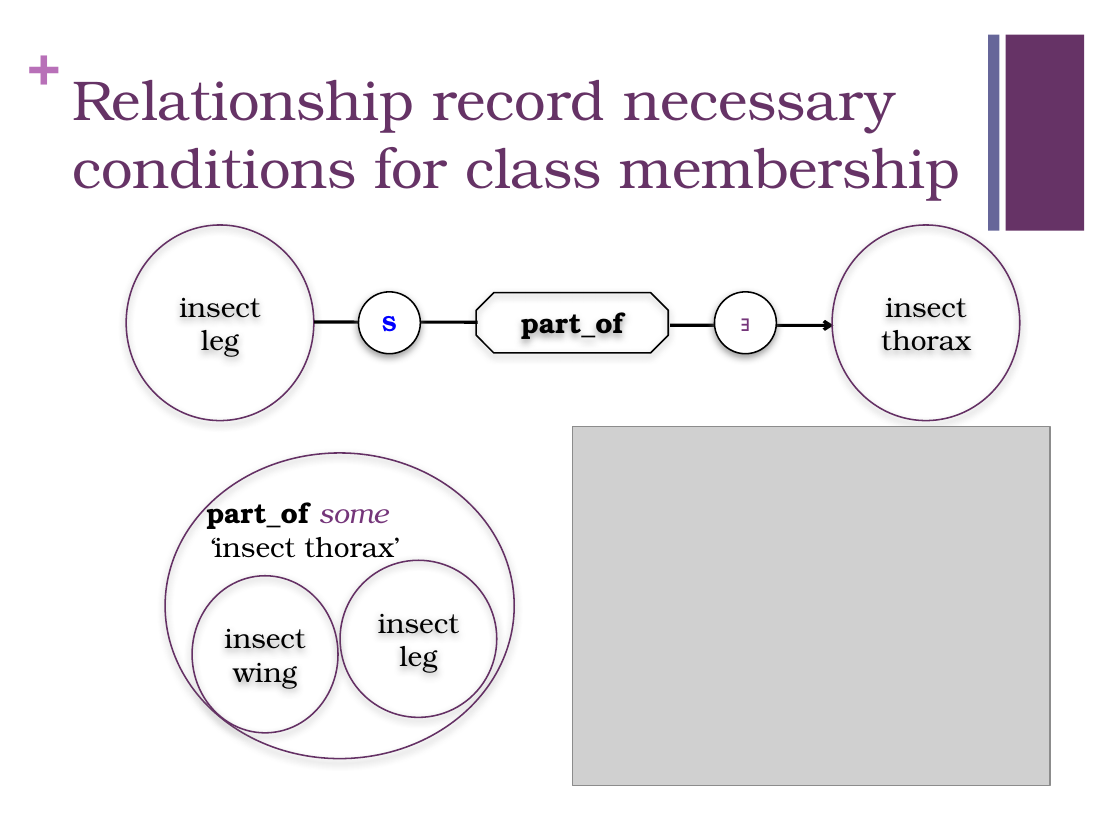
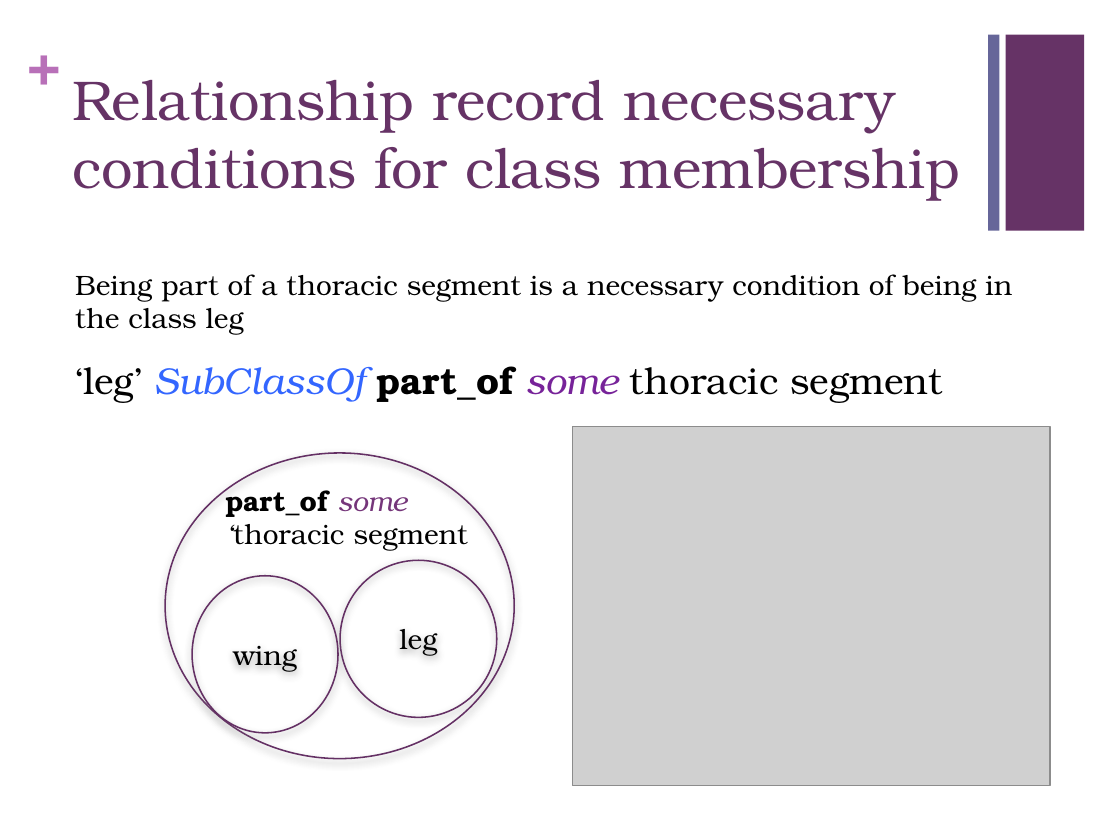
Before and after one commit to geneontology/protege-tutorial, a slide deck: slide 14 of presentations/GO_protege_1201b.pptx (slide 15 before the commit). Drawn at 1120x840 pixels with LibreOffice and Linux fonts; fonts in the diff are those of the drawing; grey boxes stand for pictures. Boxes give left, top, right and bottom in pixels: in the first picture for what was removed or moved away, otherwise in the second. Text is boxed around its words. In the diff, an @@ line names an element or a change of style, - is before the commit and + after.

```diff
--- a/presentations/GO_protege_1201b.pptx
+++ b/presentations/GO_protege_1201b.pptx
@@ ellipse removed at <box>127,225,315,421</box> @@
-insect leg
@@ ellipse removed at <box>832,225,1020,421</box> @@
-insect thorax
@@ text added at <box>75,274,1012,335</box>, 18 pt, text #000000 @@
+Being part of a thoracic segment is a necessary condition of being in the class leg
@@ ellipse removed at <box>358,292,420,354</box> @@
-S
@@ octagon removed at <box>476,292,668,353</box> @@
-part_of
@@ ellipse removed at <box>715,292,776,354</box> @@
-∃
@@ line removed from (314, 323) to (477, 323) @@
@@ arrow removed from (670, 325) to (833, 326) @@
@@ text added at <box>75,366,942,403</box>, 24 pt, text #000000 @@
+‘leg’ SubClassOf part_of some thoracic segment
@@ text at <box>225,483,468,551</box>: text changed @@
-part_of some ‘insect thorax’
+part_of some ‘thoracic segment
@@ text in ellipse at <box>399,629,437,656</box>: text changed @@
-insect leg
+leg
@@ text in ellipse at <box>233,646,297,672</box>: text changed @@
-insect wing
+wing
```
Also in this commit, not shown: 13 other slides changed, 5 slides added, 3 slides removed.
